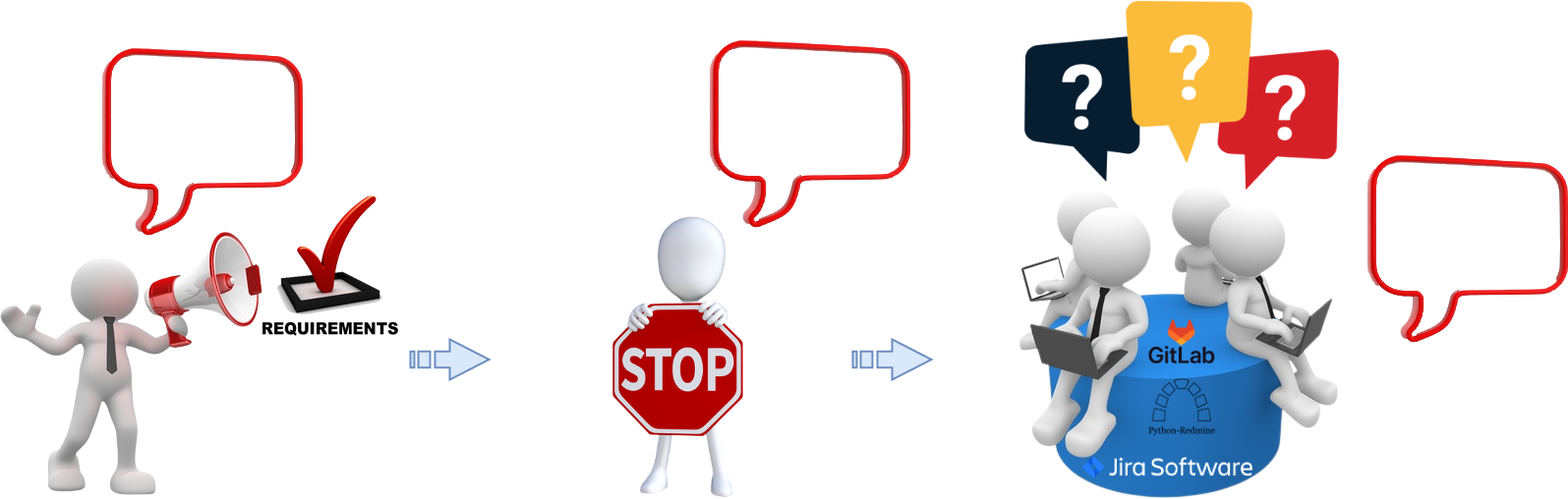
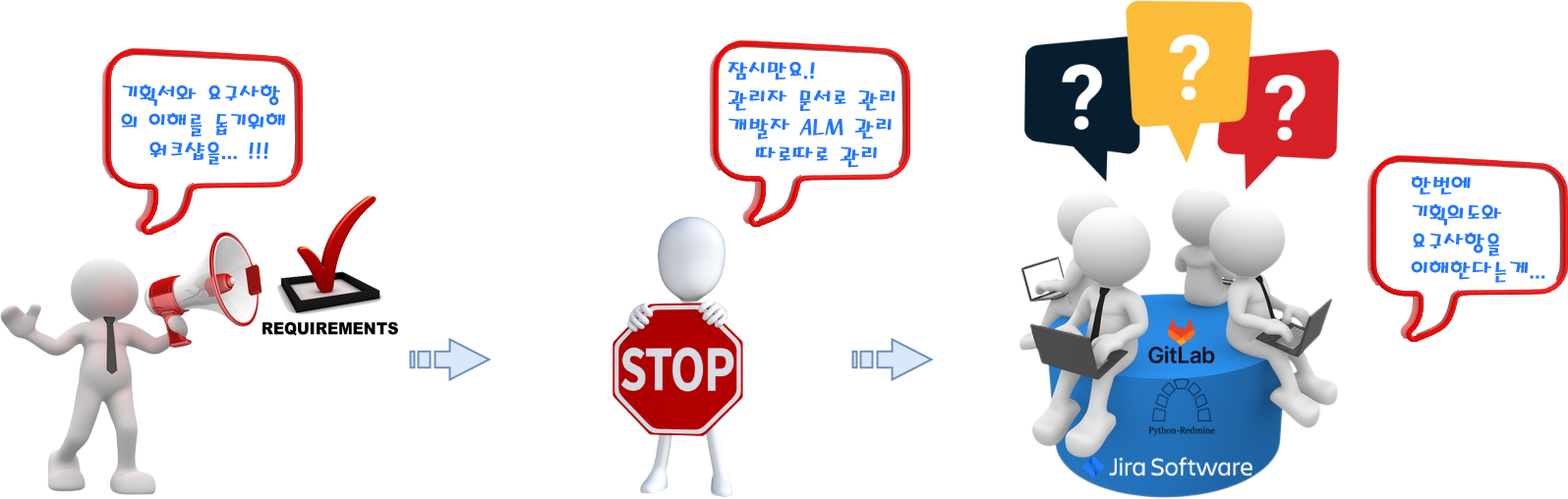
The second 1568x499 image is a revision of the first. Changes to its layers:
added layer "한번에 기획의도와 요구사항을 이해한다는게..." above "잠시만요.! 관리자 문서로 관리 개발자 ALM 관리 따로따로 관리" over (1410, 175, 1546, 284)
added layer "잠시만요.! 관리자 문서로 관리 개발자 ALM 관리 따로따로 관리" above "기획서와 요구사항 의 이해를 돕기위해 워크샵을... !!!" over (727, 60, 896, 169)
added layer "기획서와 요구사항 의 이해를 돕기위해 워크샵을... !!!" above "Layer 0" over (120, 84, 286, 166)
